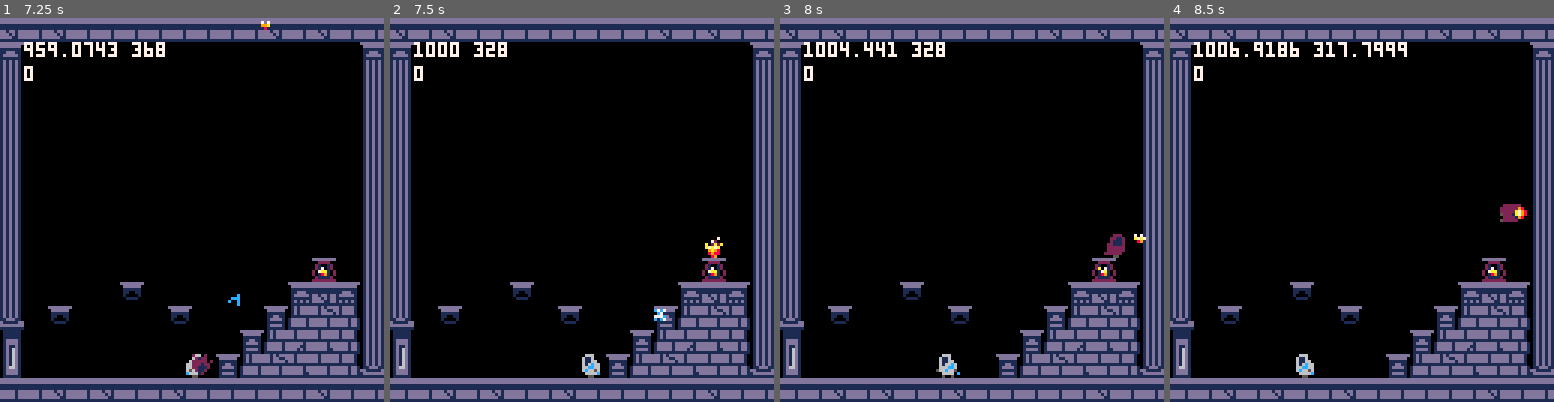
Above: before the commit, frames 1-4 (left to right).
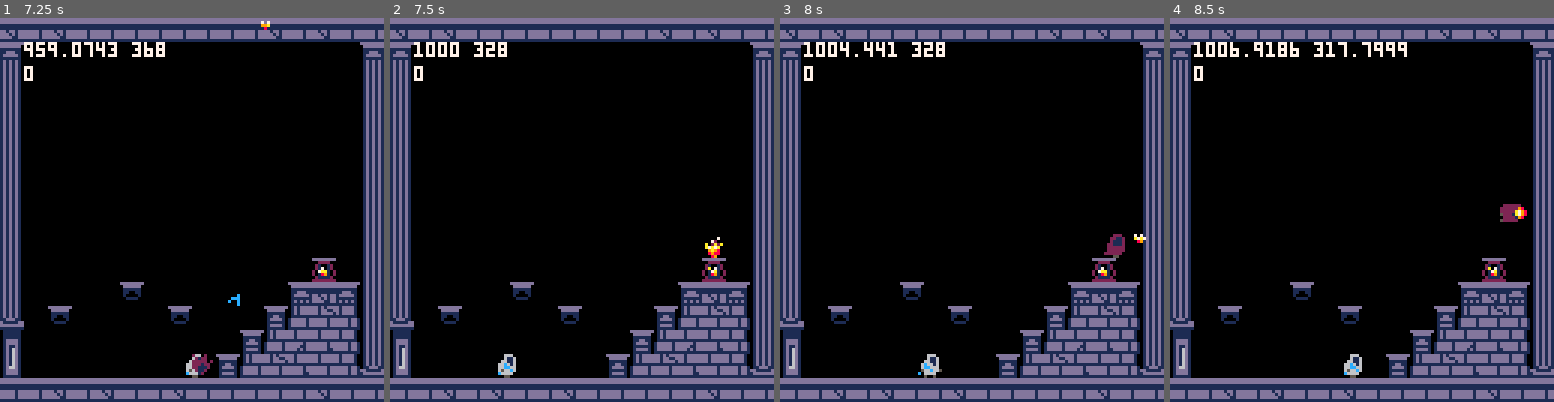
Above: after the commit, the same moments.

Repository: NunoDasNeves/pathofagni-pico8
Game: PICO-8 cartridge jumper.p8
The game is run twice, just before and just after one commit, with the same random seed, the same clock (stepped at 60 frames per second) and the same inputs.
Inputs:
- Up to frame 1 (7.25 s): tap O (Z key) at 0.33, 0.7, 1.43, 2.22, 3.1, 3.98, 4.87, 5.75, 6.63 s; tap X (X key) at 1.07, 2.07, 2.4, 2.73, 3.07, 3.4, 3.73, 4.07, 4.4, 4.73, 5.07, 5.4, 5.73, 6.07, 6.4, 6.73, 7.07 s; hold Left 1.97-2.37 s; hold Down 2.42-2.82 s; hold Right 2.87-3.53 s; hold Up 3.58-4.08 s; hold Right 4.13-4.53 s; hold Down 4.58-5.08 s; hold Left 5.13-5.8 s; hold Up 5.85-6.18 s; hold Left 6.23-6.63 s; hold Down 6.68-7.08 s; hold Right from 7.13 s (still down)
- Up to frame 2 (7.5 s): keep holding Right; tap X (X key) at 7.4 s
- Up to frame 3 (8 s): tap O (Z key) at 7.52 s; tap X (X key) at 7.73 s; release Right at 7.8 s; hold Up from 7.85 s (still down)
- Up to frame 4 (8.5 s): tap X (X key) at 8.07, 8.4 s; release Up at 8.35 s; tap O (Z key) at 8.4 s; hold Right from 8.4 s (still down)

Frame 1 is identical in both runs. In frame 2, 0.6% of the frame differs, in the area x 28-86%, y 64-94%; in frame 3, 0.5%; in frame 4, 0.5%.

Commit message:
restore and respawn room when player dies

Diff:
--- a/jumper.p8
+++ b/jumper.p8
@@ -935,7 +935,8 @@
   if (loop_anim(p,2,p.s_die.f)) then
 	  local l = get_curr_lantern()
    spawn_p(l.x,l.y - p.h)
-   -- todo reset room!
+   restore_room()
+   spawn_room()
   end
 
  elseif (p.spawn) then
